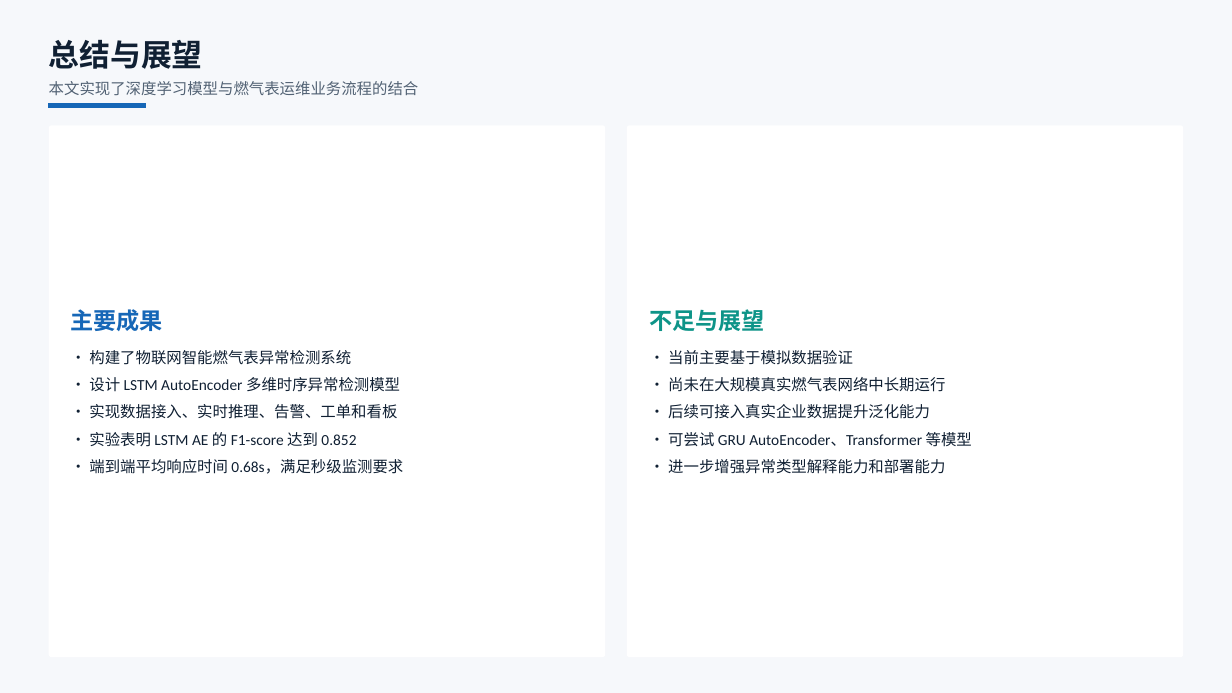
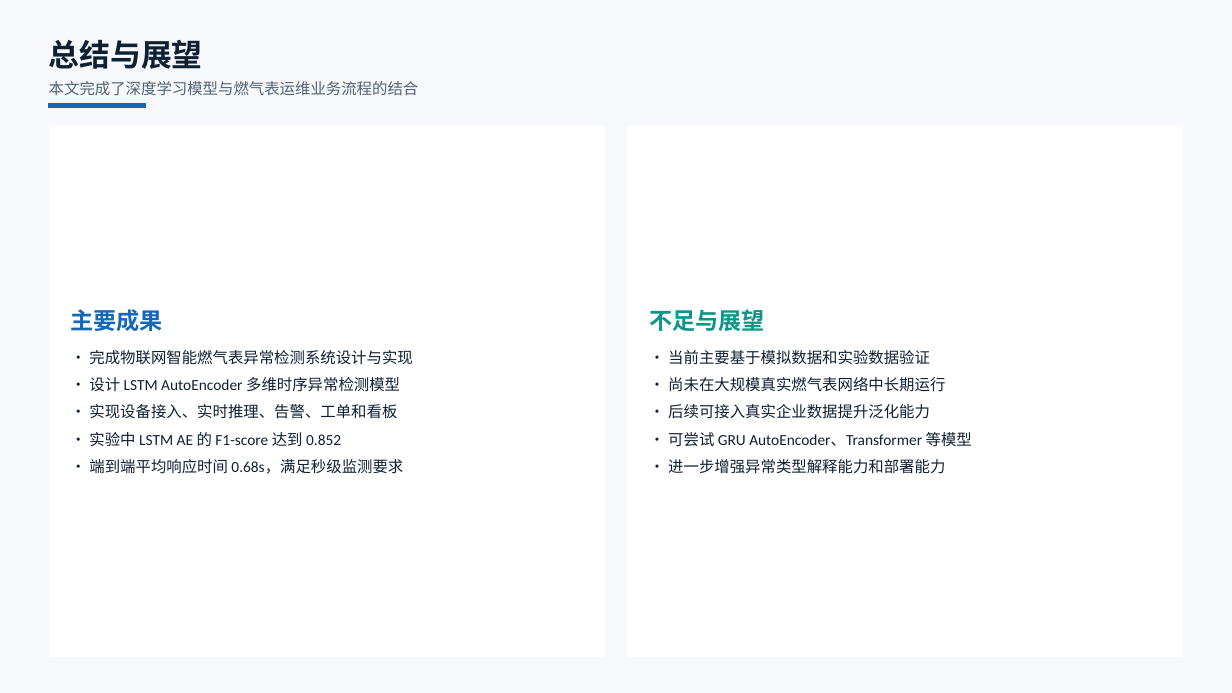
Before and after one commit to solisW/my_thesis_system, a slide deck: slide 18 of docs/2022005052-王晨阳-毕业答辩PPT codex版本.pptx. Drawn at 1232x693 pixels with LibreOffice and Linux fonts; fonts in the diff are those of the drawing. Boxes give left, top, right and bottom in pixels: in the first picture for what was removed or moved away, otherwise in the second. Text is boxed around its words. In the diff, an @@ line names an element or a change of style, - is before the commit and + after.

```diff
--- a/docs/2022005052-王晨阳-毕业答辩PPT codex版本.pptx
+++ b/docs/2022005052-王晨阳-毕业答辩PPT codex版本.pptx
@@ text at bbox=[49, 81, 419, 95]: text changed @@
-本文实现了深度学习模型与燃气表运维业务流程的结合
+本文完成了深度学习模型与燃气表运维业务流程的结合
@@ text at bbox=[89, 350, 412, 365]: text changed @@
-• 构建了物联网智能燃气表异常检测系统
+• 完成物联网智能燃气表异常检测系统设计与实现
@@ text at bbox=[668, 350, 930, 365]: text changed @@
-• 当前主要基于模拟数据验证
+• 当前主要基于模拟数据和实验数据验证
@@ text at bbox=[89, 404, 397, 419]: text changed @@
-• 实现数据接入、实时推理、告警、工单和看板
+• 实现设备接入、实时推理、告警、工单和看板
@@ text at bbox=[89, 432, 341, 447]: text changed @@
-• 实验表明 LSTM AE 的 F1-score 达到 0.852
+• 实验中 LSTM AE 的 F1-score 达到 0.852
```
Also in this commit, not shown: 17 other slides changed, 50 other files.
